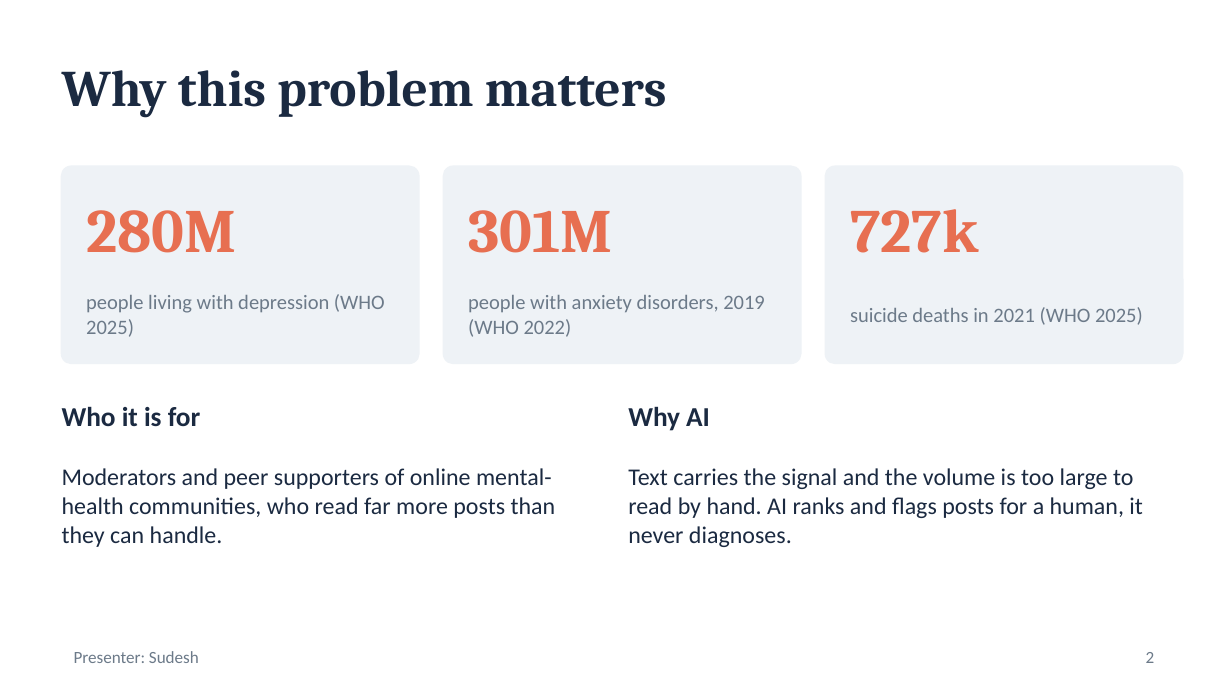
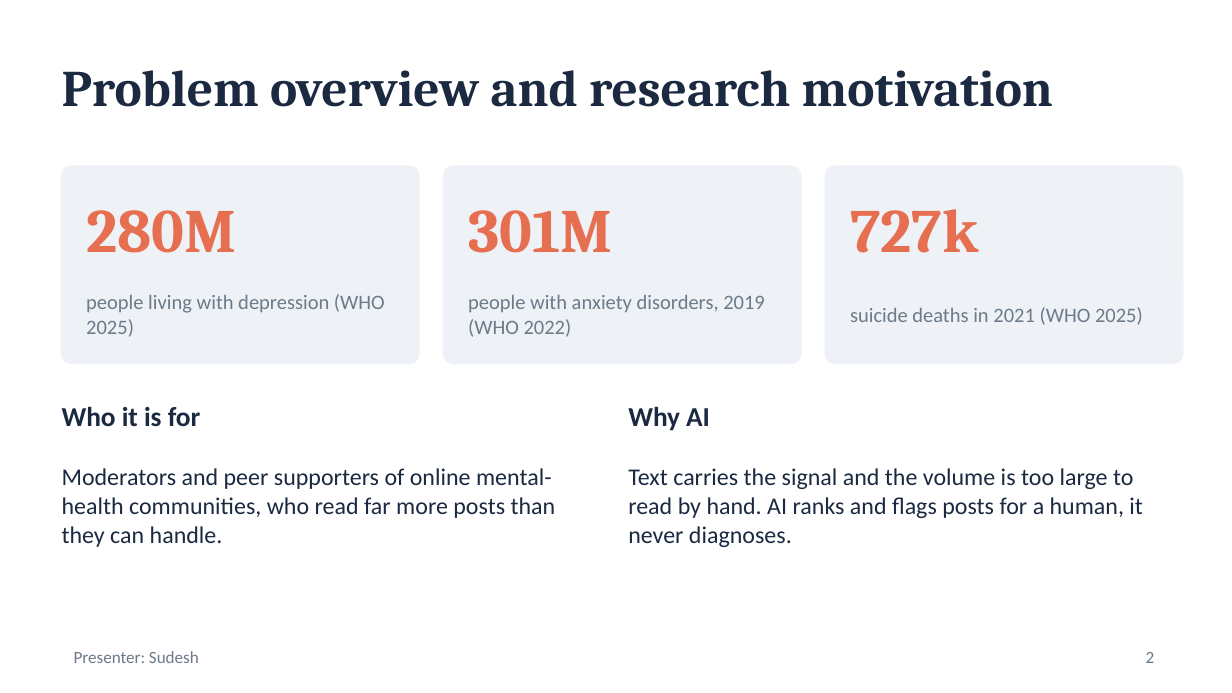
Before and after one commit to Abhinavxox/reddit-mental-health-timing, a slide deck: slide 2 of slides/Phase1_Timing_Matters.pptx. Drawn at 1232x693 pixels with LibreOffice and Linux fonts; fonts in the diff are those of the drawing. Boxes give left, top, right and bottom in pixels: in the first picture for what was removed or moved away, otherwise in the second. Text is boxed around its words. In the diff, an @@ line names an element or a change of style, - is before the commit and + after.

```diff
--- a/slides/Phase1_Timing_Matters.pptx
+++ b/slides/Phase1_Timing_Matters.pptx
@@ title at bbox=[62, 70, 1053, 107]: text changed @@
-Why this problem matters
+Problem overview and research motivation
```
Also in this commit, not shown: 6 other slides changed, 1 slide added, 1 slide removed, 6 other files.
